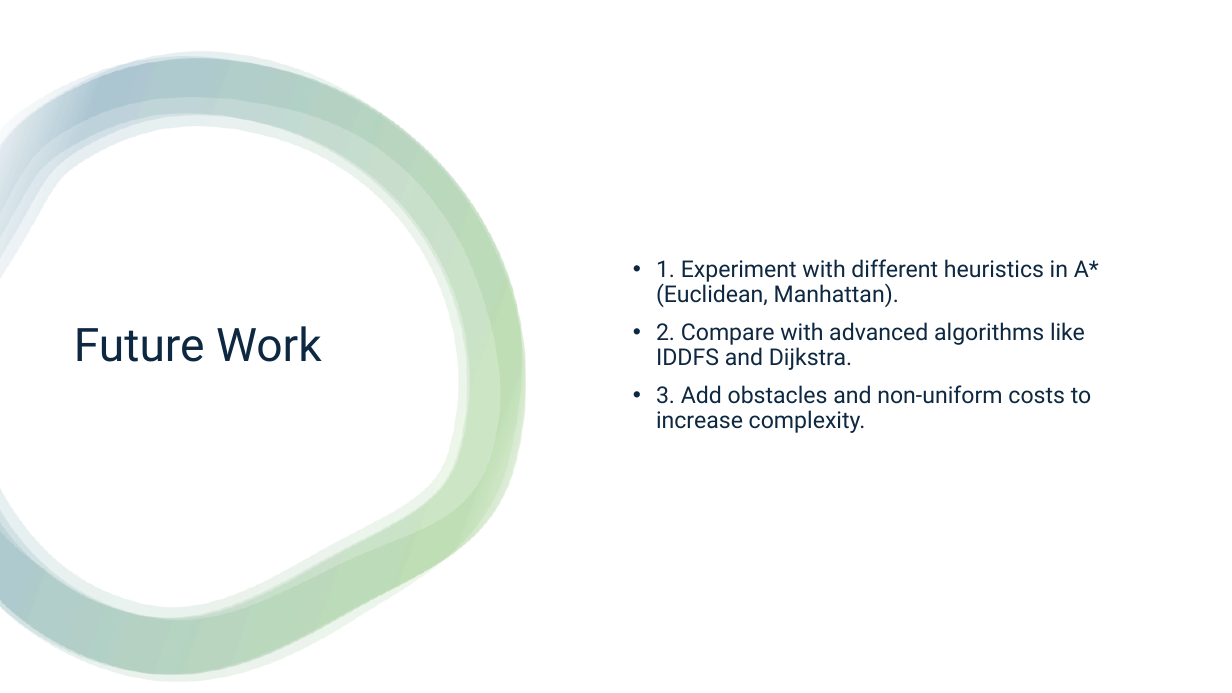
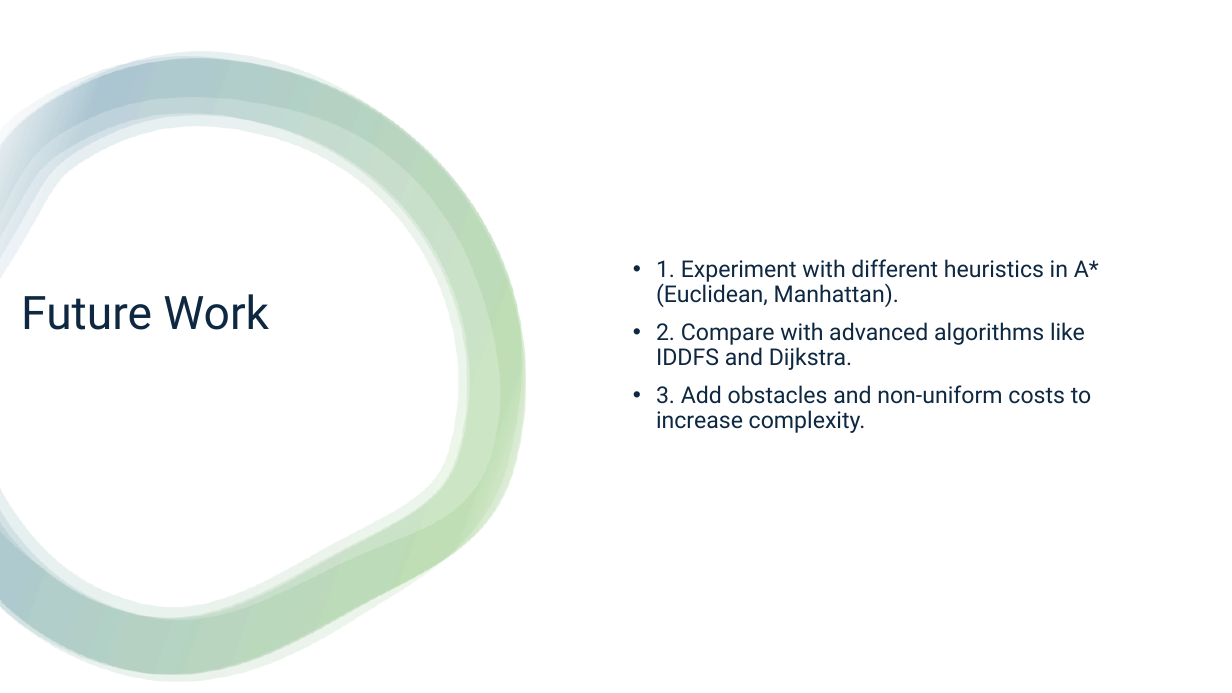
Before and after one commit to Krishna-1996/Master-In-AI, a slide deck: slide 16 of Foundation of Artificial Intelligence/My Project Work/ICA2 Project Coding Jupyter_Notebook/Final_ICA/ICA_Presentation.pptx. Drawn at 1232x693 pixels with LibreOffice and Linux fonts; fonts in the diff are those of the drawing. Boxes give left, top, right and bottom in pixels: in the first picture for what was removed or moved away, otherwise in the second. Text is boxed around its words. In the diff, an @@ line names an element or a change of style, - is before the commit and + after.

```diff
--- a/Foundation of Artificial Intelligence/My Project Work/ICA2 Project Coding Jupyter_Notebook/Final_ICA/ICA_Presentation.pptx
+++ b/Foundation of Artificial Intelligence/My Project Work/ICA2 Project Coding Jupyter_Notebook/Final_ICA/ICA_Presentation.pptx
@@ title "Future Work": place and size @@
-title "Future Work" at <box>74,326,322,362</box>
+title "Future Work" at <box>21,294,269,330</box>
```
Also in this commit, not shown: 1 other slide changed, 1 slide added, 1 slide removed, 3 other files.
